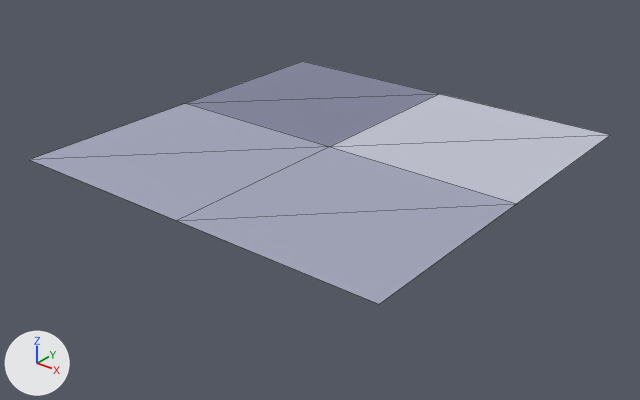
The glTF model godot/assets/models/tiles/floor_pave.glb, before and after one commit.
Rendered twice from a 50 mm camera at (1.224, -1.567, 0.82) aimed at (0.01, -0.05, -0.121). Arrows for +X, +Y and +Z are at lower left; the lights stay in place. The older version comes first. Mesh edges are drawn as thin lines. Vertices at exactly the same position are counted once.

The scene before the commit, as lines of its bpy script (objects in view):
```python
me_floor_pave = bpy.data.meshes.new('floor_pave')
me_floor_pave.from_pydata([(-0.5, 0.0, 0.0), (0.0, 0.0, 0.0), (-0.5, 0.5, 0.0), (0.0, 0.5, 0.0), (-0.5, -0.5, 0.0), (0.0, -0.5, 0.0), (0.5, -0.5, 0.0), (0.5, 0.0, 0.0), (0.5, 0.5, 0.0)], [], [(0, 1, 3), (0, 3, 2), (4, 5, 1), (4, 1, 0), (5, 6, 7), (5, 7, 1), (1, 7, 8), (1, 8, 3)])
for i in [*range(2, 6)]: me_floor_pave.polygons[i].material_index = 1
for i in [6, 7]: me_floor_pave.polygons[i].material_index = 2
me_floor_pave.materials.append(mat_tile_floor_pave_81849c)  # greyish blue #81849c
me_floor_pave.materials.append(mat_tile_floor_pave_a3a6bb)  # grey #a3a6bb
me_floor_pave.materials.append(mat_tile_floor_pave_c2c4d3)  # light grey #c2c4d3
ob_floor_pave = bpy.data.objects.new('floor_pave', me_floor_pave)
ob_floor_pave.location = (0.0, 0.0, 0.0)
```
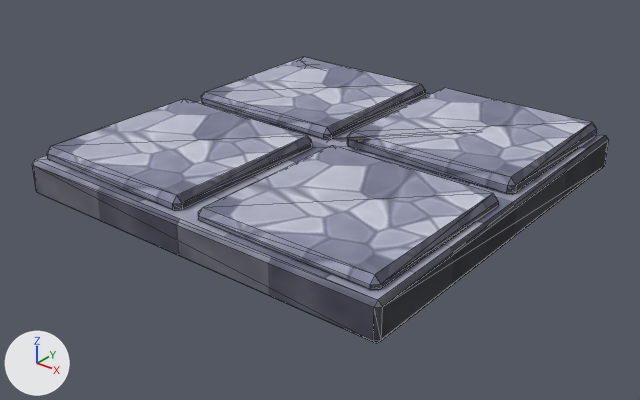
What the commit changed:
Picture 'cobble' (img_cobble) is new.
Picture 'white4' (img_white4) is new.
Picture 'stone' (img_stone) is new.
Picture 'turf' (img_turf) is new.
Material 'tex_pave' (mat_tex_pave) is new.
Uses the picture img_cobble.
Material 'tex__dummy' (mat_tex__dummy) is new.
Uses the picture img_white4.
Material 'tex_stone' (mat_tex_stone) is new.
Uses the picture img_stone.
Material 'tex_moss' (mat_tex_moss) is new.
Uses the picture img_turf.
me_floor_pave is used by ob_floor_pave; location (0.0, 0.0, 0.0).
me_floor_pave had 9 vertices, 8 faces and spanned x -0.5..0.5, y -0.5..0.5, z 0.0.
me_floor_pave no longer uses material mat_tile_floor_pave_81849c (greyish blue #81849c).
me_floor_pave no longer uses material mat_tile_floor_pave_a3a6bb (grey #a3a6bb).
me_floor_pave no longer uses material mat_tile_floor_pave_c2c4d3 (light grey #c2c4d3).
me_floor_pave now has 139 vertices, 243 faces and spans x -0.5..0.5, y -0.5..0.5, z -0.09..0.036.
me_floor_pave part 1: the whole mesh is rebuilt.
me_floor_pave gains material mat_tex__dummy.
me_floor_pave gains material mat_tex_stone.
me_floor_pave gains material mat_tex_pave.
me_floor_pave gains material mat_tex_moss.

Boxes (x1, y1, x2, y2) around the edits, measured in the pictures (640 x 400 px):
'floor_pave', reshaped (18% taller)
    before: (30, 61, 610, 304)
    after: (32, 57, 609, 343)
